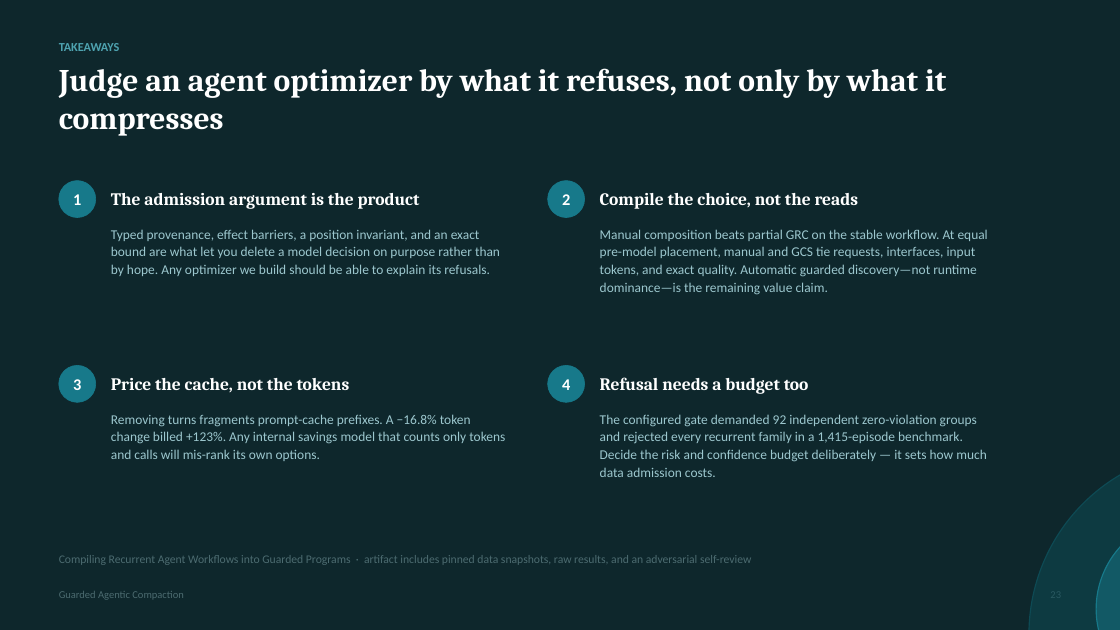
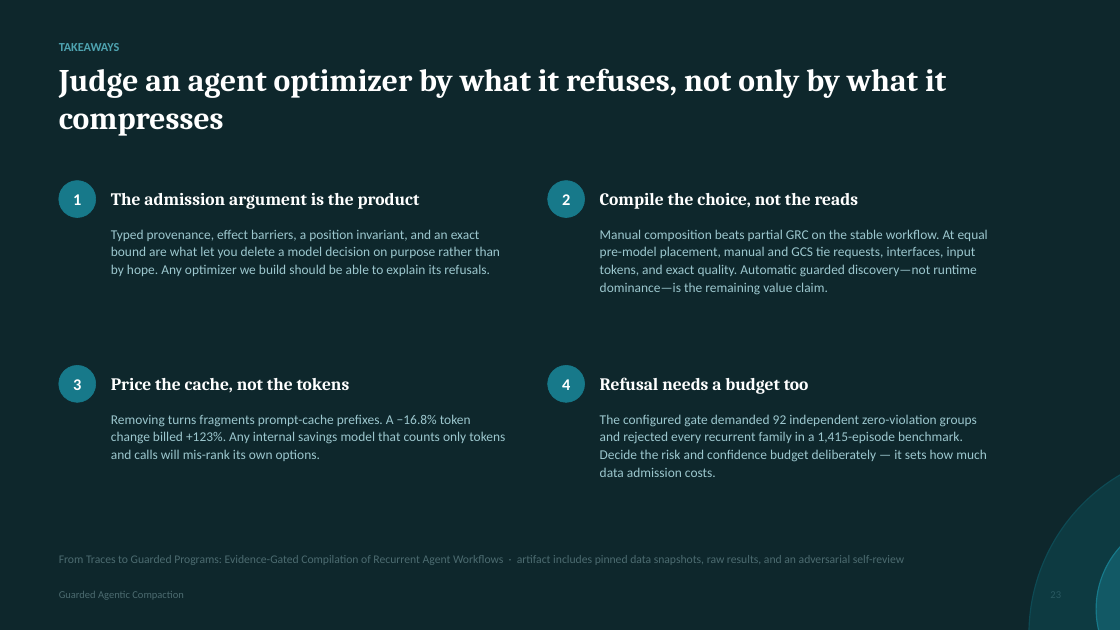
Before and after one commit to rrahimi-uci/guarded-agentic-compaction, a slide deck: slide 23 of paper/slides/compiling-recurrent-agent-workflows-into-guarded-programs-detailed.pptx. Drawn at 1120x630 pixels with LibreOffice and Linux fonts; fonts in the diff are those of the drawing. Boxes give left, top, right and bottom in pixels: in the first picture for what was removed or moved away, otherwise in the second. Text is boxed around its words. In the diff, an @@ line names an element or a change of style, - is before the commit and + after.

```diff
--- a/paper/slides/compiling-recurrent-agent-workflows-into-guarded-programs-detailed.pptx
+++ b/paper/slides/compiling-recurrent-agent-workflows-into-guarded-programs-detailed.pptx
@@ text at bbox=[59, 555, 904, 565]: text changed @@
-Compiling Recurrent Agent Workflows into Guarded Programs · artifact includes pinned data snapshots, raw results, and an adversarial self-review
+From Traces to Guarded Programs: Evidence-Gated Compilation of Recurrent Agent Workflows · artifact includes pinned data snapshots, raw results, and an adversarial self-review
```
Also in this commit, not shown: 1 other slide changed, 7 other files.
